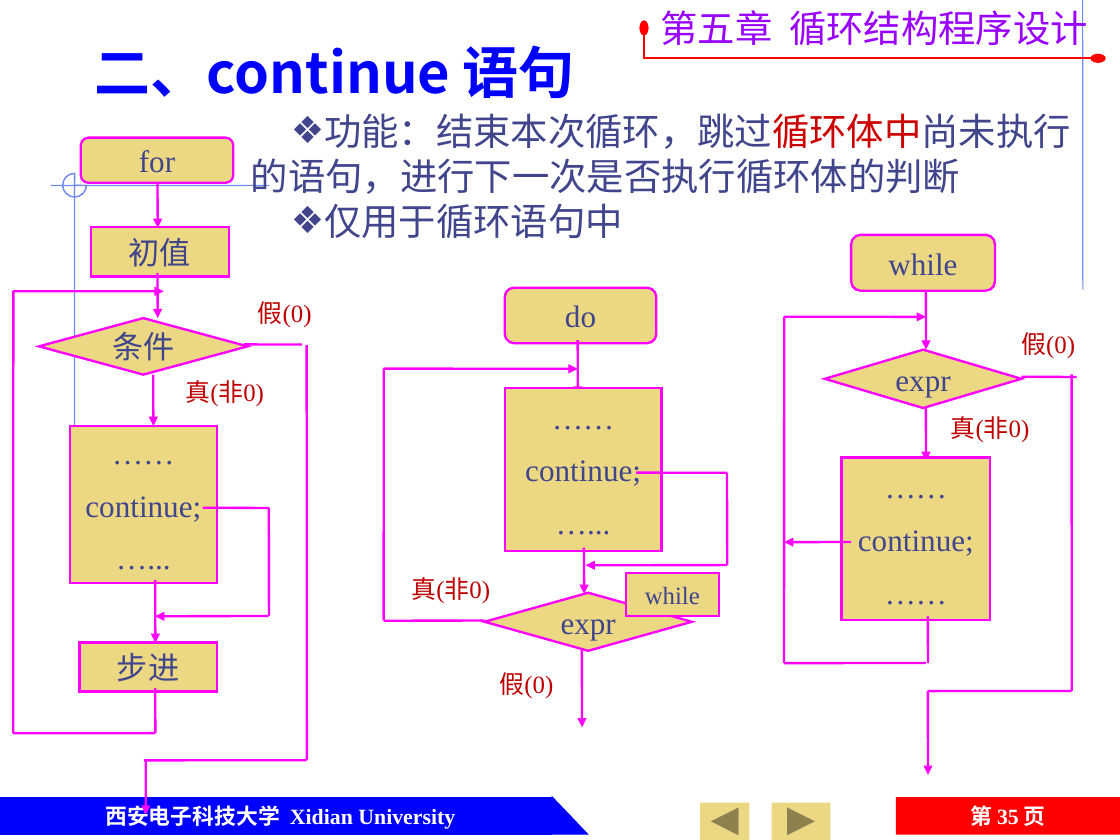
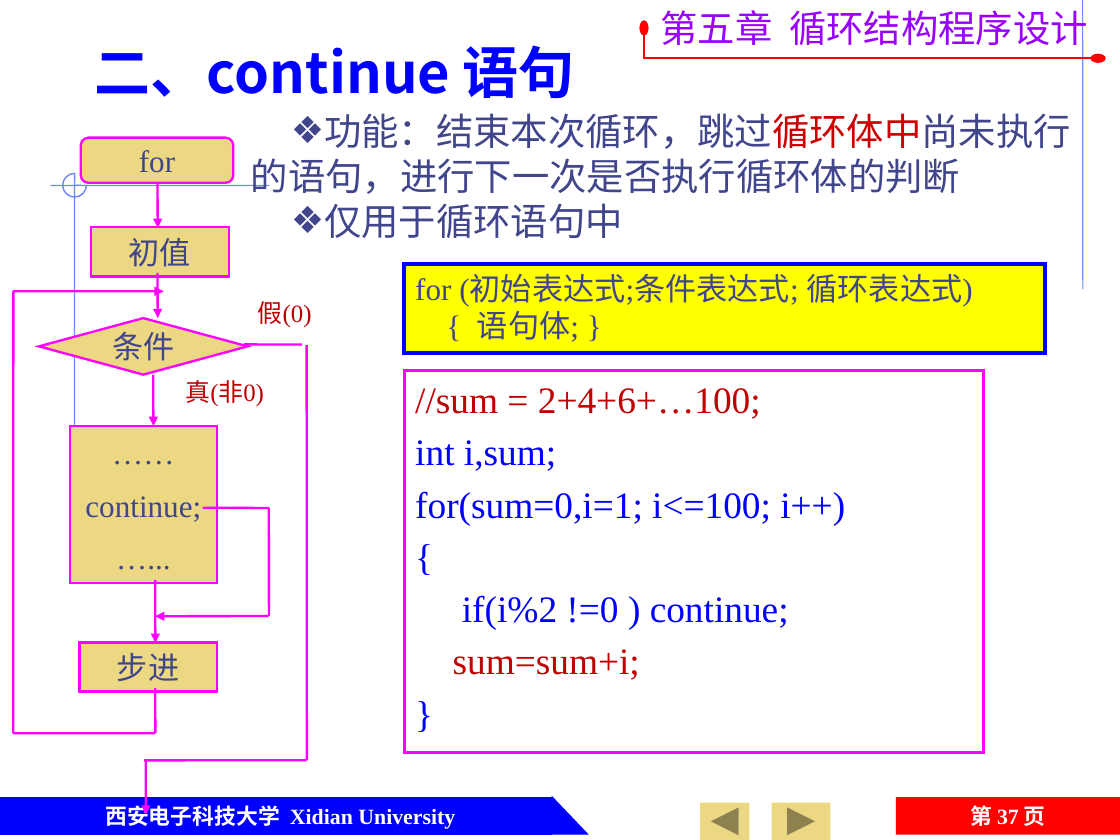
Before and after one commit to jtrfid/C-Repositories, a slide deck: slide 37 of 2016/C语言/课件/第5章 循环结构程序设计.pptx (slide 35 before the commit). Drawn at 1120x840 pixels with LibreOffice and Linux fonts; fonts in the diff are those of the drawing; background and template pictures are left out. Boxes give left, top, right and bottom in pixels: in the first picture for what was removed or moved away, otherwise in the second. Text is boxed around its words. In the diff, an @@ line names an element or a change of style, - is before the commit and + after.

```diff
--- a/2016/C语言/课件/第5章 循环结构程序设计.pptx
+++ b/2016/C语言/课件/第5章 循环结构程序设计.pptx
@@ rectangle added at bbox=[404, 263, 1045, 353], fill #FFFF00, outline #0000FF 2.5 pt, 20 pt, text #40458C @@
+for (初始表达式;条件表达式; 循环表达式)
+{ 语句体; }
@@ rectangle added at bbox=[404, 371, 983, 753], fill #FFFFFF, outline #FF00FF 2 pt, 24 pt, text #0000FF @@
+//sum = 2+4+6+…100;
+int i,sum;
+for(sum=0,i=1; i<=100; i++)
+{
+if(i%2 !=0 ) continue;
+sum=sum+i;
+}
@@ group removed at bbox=[384, 288, 727, 727]: 5 arrows, 4 lines, 2 texts, 2 rectangles, 1 rounded rectangle, 1 diamond @@
-真(非0)
-do
-……
-continue;
-…...
-expr
-假(0)
-while
@@ group removed at bbox=[784, 235, 1076, 775]: 6 lines, 5 arrows, 2 texts, 1 diamond, 1 rectangle, 1 rounded rectangle @@
-expr
-……
-continue;
-……
-假(0)
-真(非0)
-while
@@ page number at bbox=[970, 805, 1046, 826]: text changed @@
-第 35 页
+第 37 页
```
Also in this commit, not shown: 7 other slides changed, 8 slides added, 4 other files.
